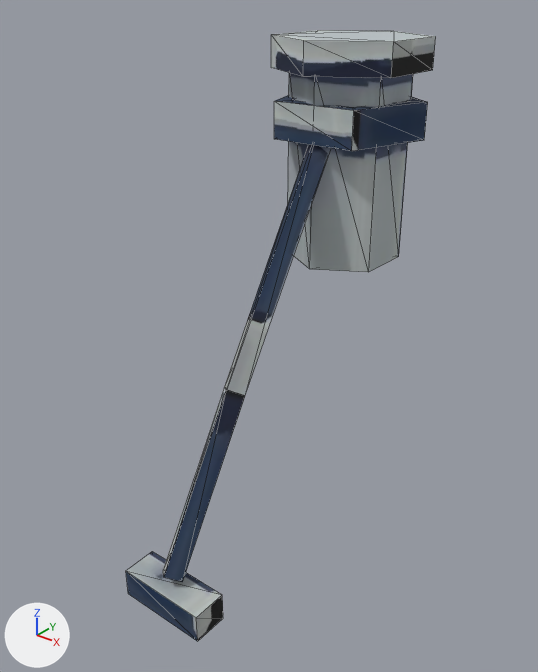
The glTF model client/public/city/raft-moor-age20.glb: old version first, new version second.
Rendered twice from a 50 mm camera at (0.346, -0.539, 0.226) aimed at (-0.003, -0.102, -0.045). Lighting does not change. The marker at lower left points along +X, +Y and +Z. The first picture is the older version. Mesh edges are drawn as thin lines. Where no turn or scale is listed for an object, it has been applied to the vertices. Vertices at exactly the same position are counted once.

Objects in the first picture: 'raft-moor-age20'.
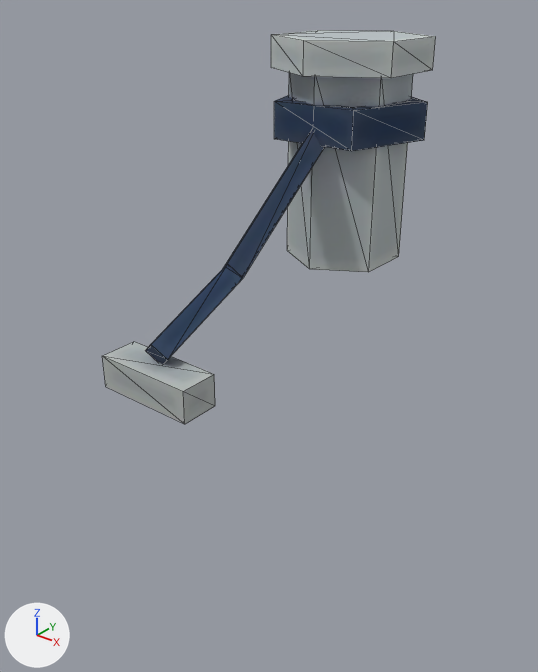
Where the newer file only moved an object's origin or applied its transform, the numbers keep the older frame.

Changed parts and their boxes [x1, y1, x2, y2] in the pictures (538 x 672 px; the box of a moved part takes in the faces that stretch with it):
'raft-moor-age20', reshaped, surface changed (8% wider, 36% shorter): before [126, 30, 436, 642]; after [102, 30, 436, 424]
part 1 of me_raft_moor_age20, moved or reshaped: before [126, 551, 223, 642]; after [102, 342, 215, 424]
part 2 of me_raft_moor_age20, moved or reshaped: before [163, 144, 329, 582]; after [145, 130, 324, 364]
part 3 of me_raft_moor_age20, surface changed: before [126, 34, 435, 642]; after [102, 34, 435, 424]

Diff of the bpy script that builds the scene:
```diff
--- a/client/public/city/raft-moor-age20.glb.py
+++ b/client/public/city/raft-moor-age20.glb.py
@@ me_raft_moor_age20 @@
 # used by ob_raft_moor_age20; location = (0.0, -0.09, -0.03)
-me_raft_moor_age20.from_pydata(...)  # 66 vertices, 116 faces; spans x -0.061..0.061, y -0.155..0.155, z -0.213..0.213
-me_raft_moor_age20.vertices[44].co = (0.0, 0.051, 0.156)
-me_raft_moor_age20.vertices[45].co = (0.0, -0.069, -0.039)  # pixel (226, 389)
-me_raft_moor_age20.vertices[47].co = (0.011, -0.06, -0.045)  # pixel (244, 395)
-me_raft_moor_age20.vertices[48].co = (0.0, 0.069, 0.144)
-me_raft_moor_age20.vertices[49].co = (0.0, -0.051, -0.051)
-me_raft_moor_age20.vertices[51].co = (-0.011, -0.06, -0.045)  # pixel (224, 387)
-me_raft_moor_age20.vertices[52].co = (0.0, -0.069, -0.039)  # pixel (226, 389)
-me_raft_moor_age20.vertices[53].co = (0.0, -0.149, -0.174)  # pixel (163, 577)
-me_raft_moor_age20.vertices[54].co = (0.011, -0.14, -0.18)  # pixel (182, 581)
-me_raft_moor_age20.vertices[55].co = (0.0, -0.051, -0.051)
-me_raft_moor_age20.vertices[56].co = (0.0, -0.131, -0.186)
-me_raft_moor_age20.vertices[57].co = (-0.011, -0.14, -0.18)  # pixel (163, 569)
+me_raft_moor_age20.from_pydata(...)  # 66 vertices, 116 faces; spans x -0.061..0.061, y -0.155..0.155, z -0.013..0.213
+# me_raft_moor_age20 part 1: the loose piece of 8 vertices spanning x -0.04..0.04, y -0.155..-0.125, z -0.213..-0.187 is moved by (0.0, 0.0, 0.2)
+# me_raft_moor_age20 part 2
+me_raft_moor_age20.vertices[44].co = (0.0, 0.053, 0.159)
+me_raft_moor_age20.vertices[45].co = (0.0, -0.067, 0.064)  # pixel (225, 266)
+me_raft_moor_age20.vertices[47].co = (0.011, -0.06, 0.055)  # pixel (243, 278)
+me_raft_moor_age20.vertices[48].co = (0.0, 0.067, 0.141)
+me_raft_moor_age20.vertices[49].co = (0.0, -0.053, 0.046)  # pixel (238, 283)
+me_raft_moor_age20.vertices[51].co = (-0.011, -0.06, 0.055)  # pixel (220, 271)
+me_raft_moor_age20.vertices[52].co = (0.0, -0.064, 0.065)  # pixel (227, 263)
+me_raft_moor_age20.vertices[53].co = (0.0, -0.144, 0.03)  # pixel (150, 344)
+me_raft_moor_age20.vertices[54].co = (0.011, -0.14, 0.02)  # pixel (167, 359)
+me_raft_moor_age20.vertices[55].co = (0.0, -0.056, 0.045)  # pixel (235, 285)
+me_raft_moor_age20.vertices[56].co = (0.0, -0.136, 0.01)
+me_raft_moor_age20.vertices[57].co = (-0.011, -0.14, 0.02)  # pixel (145, 350)
+# me_raft_moor_age20 part 3: texture (UV) coordinates of 116 of 116 faces, centred in x -0.056..0.056, y -0.155..0.144, z -0.213..0.213, changed; they spanned u 0.01..0.99, v 0.01..0.99 and now span u 0.01..0.98, v 0.01..0.99
 me_raft_moor_age20.materials.append(mat_baked)
```
